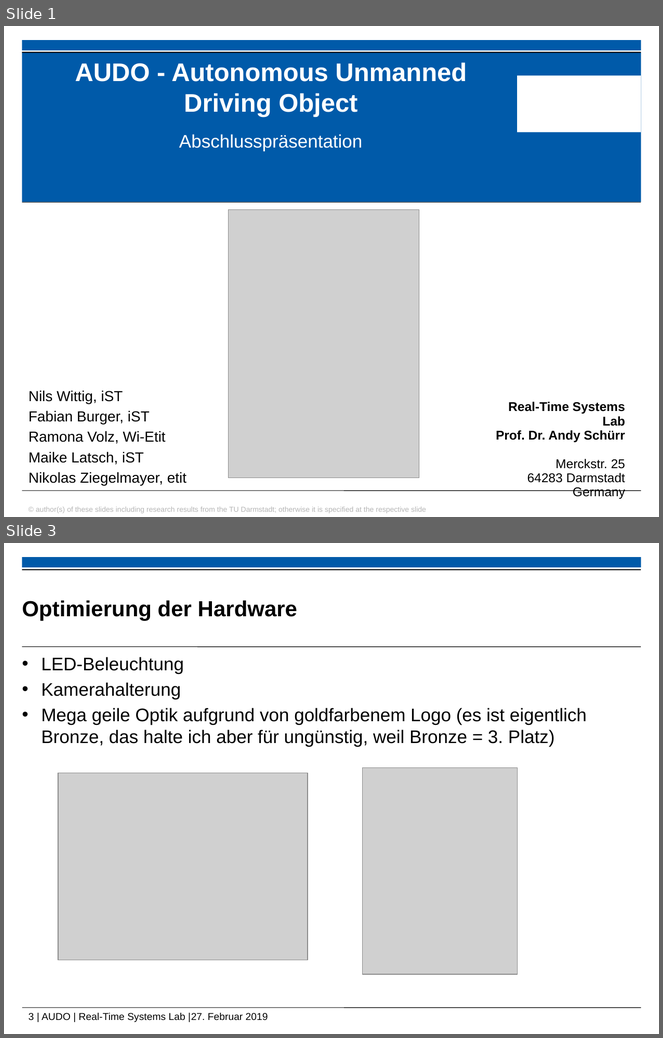
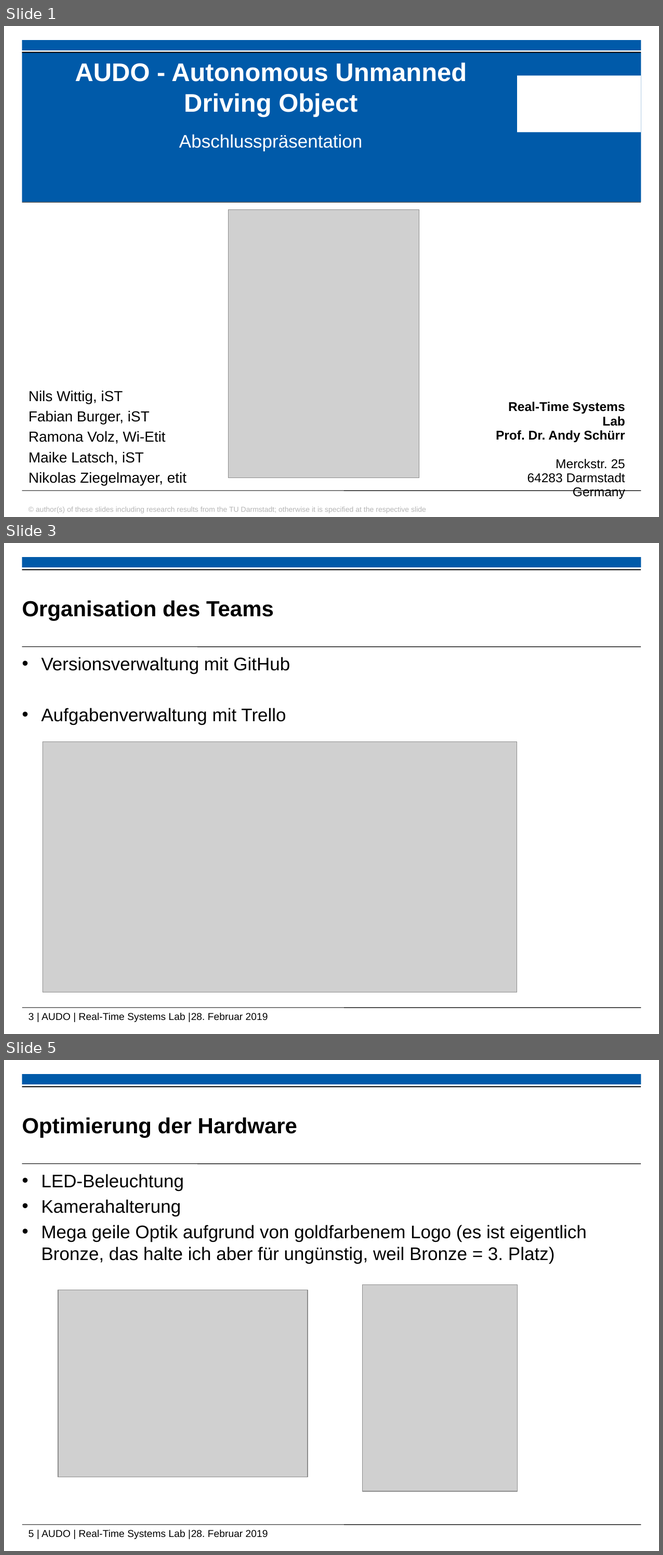
Before and after one commit to ramona3300/AUDO, a slide deck: Dokumente/Präsentationen/Abschlusspräsentation.pptx. Shown one above the other, each under a label of ours: slides 1 and 3 before the commit, slides 1, 3 and 5 after it; the slides between them are not shown. The pictures are 663x1038 and 663x1555 pixels, drawn with LibreOffice and Linux fonts; fonts in the diff are those of the drawing; grey boxes stand for pictures; background and template pictures are left out. Boxes give left, top, right and bottom in pixels: in the first picture for what was removed or moved away, otherwise in the second. Text is boxed around its words. In the diff, an @@ line names an element or a change of style, - is before the commit and + after.

Commit message:
Praesentation Organisation und Endfolie

```diff
--- a/Dokumente/Präsentationen/Abschlusspräsentation.pptx
+++ b/Dokumente/Präsentationen/Abschlusspräsentation.pptx
@@ slide 3 added at (4,543,659,1034), background #FFFFFF; not listed: 5 template elements that a slide beside it also shows @@
@@ title added at (22,600,274,621), 24 pt, text #000000, bold @@
+Organisation des Teams
@@ text added at (41,657,290,725), 20 pt, text #000000 @@
+• Versionsverwaltung mit GitHub
+• Aufgabenverwaltung mit Trello
@@ picture added at (42,742,517,992) @@
@@ what was slide 3 is now slide 5 @@
@@ text at (28,1530,268,1539): text changed @@
-3 | AUDO | Real-Time Systems Lab |27. Februar 2019
+5 | AUDO | Real-Time Systems Lab |28. Februar 2019
```
Also in this commit, not shown: 3 slides changed, 2 other slides added, 1 other file.
